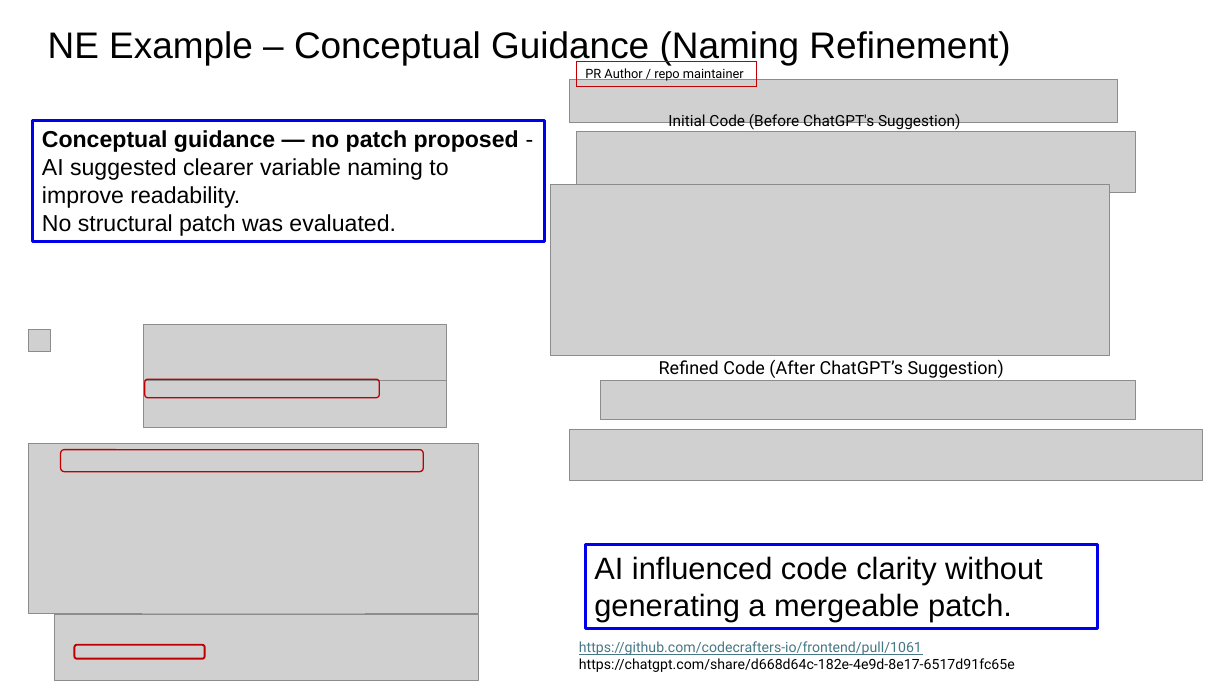
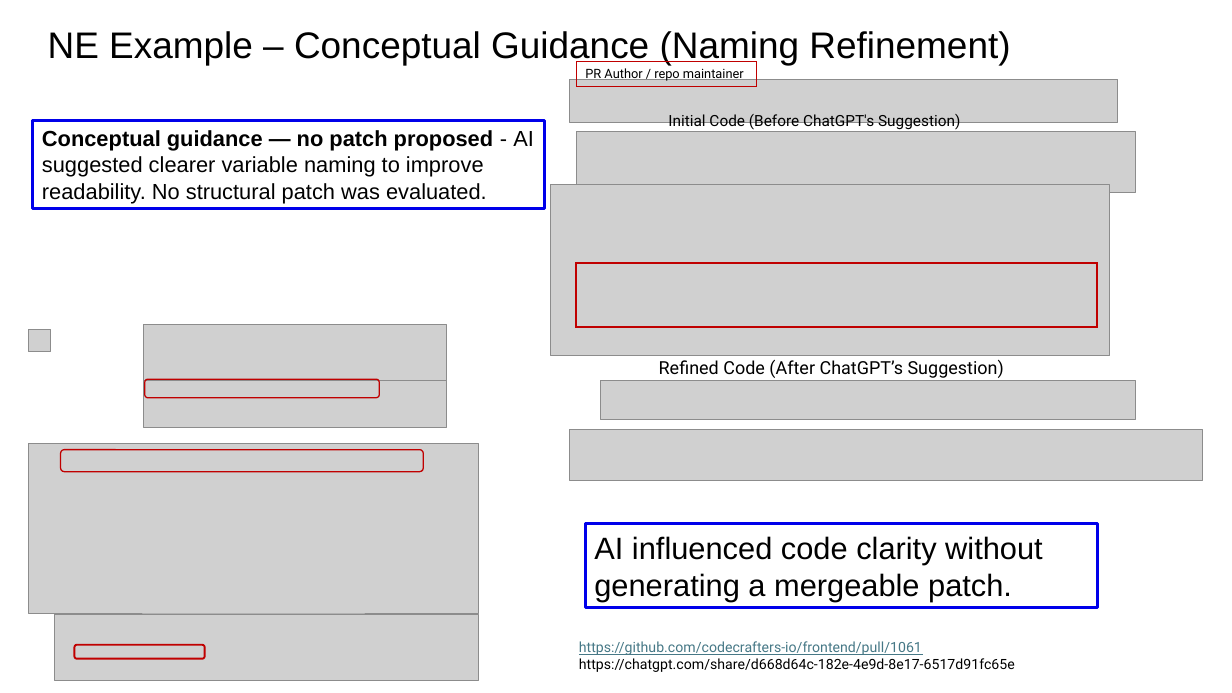
Before and after one commit to johnxu21/johnxu21.github.io, a slide deck: slide 18 of teaching/CS472/Timetable/LLM-V1.pptx. Drawn at 1232x693 pixels with LibreOffice and Linux fonts; fonts in the diff are those of the drawing; grey boxes stand for pictures. Boxes give left, top, right and bottom in pixels: in the first picture for what was removed or moved away, otherwise in the second. Text is boxed around its words. In the diff, an @@ line names an element or a change of style, - is before the commit and + after.

```diff
--- a/teaching/CS472/Timetable/LLM-V1.pptx
+++ b/teaching/CS472/Timetable/LLM-V1.pptx
@@ rectangle "Conceptual guidance — no patch ...": place and size @@
-rectangle "Conceptual guidance — no patch ..." at [33, 120, 545, 241]
+rectangle "Conceptual guidance — no patch ..." at [33, 120, 545, 209]
@@ rectangle "Conceptual guidance — no patch ..." at [33, 120, 545, 209]: size 18 to 17 pt @@
@@ rectangle added at [577, 263, 1098, 327], outline #C00000 1.5 pt @@
@@ rectangle "AI influenced code clarity without ...": place and size @@
-rectangle "AI influenced code clarity without ..." at [585, 544, 1097, 628]
+rectangle "AI influenced code clarity without ..." at [585, 524, 1097, 608]
```
Also in this commit, not shown: 9 other slides changed, 1 slide added, 1 slide removed.
